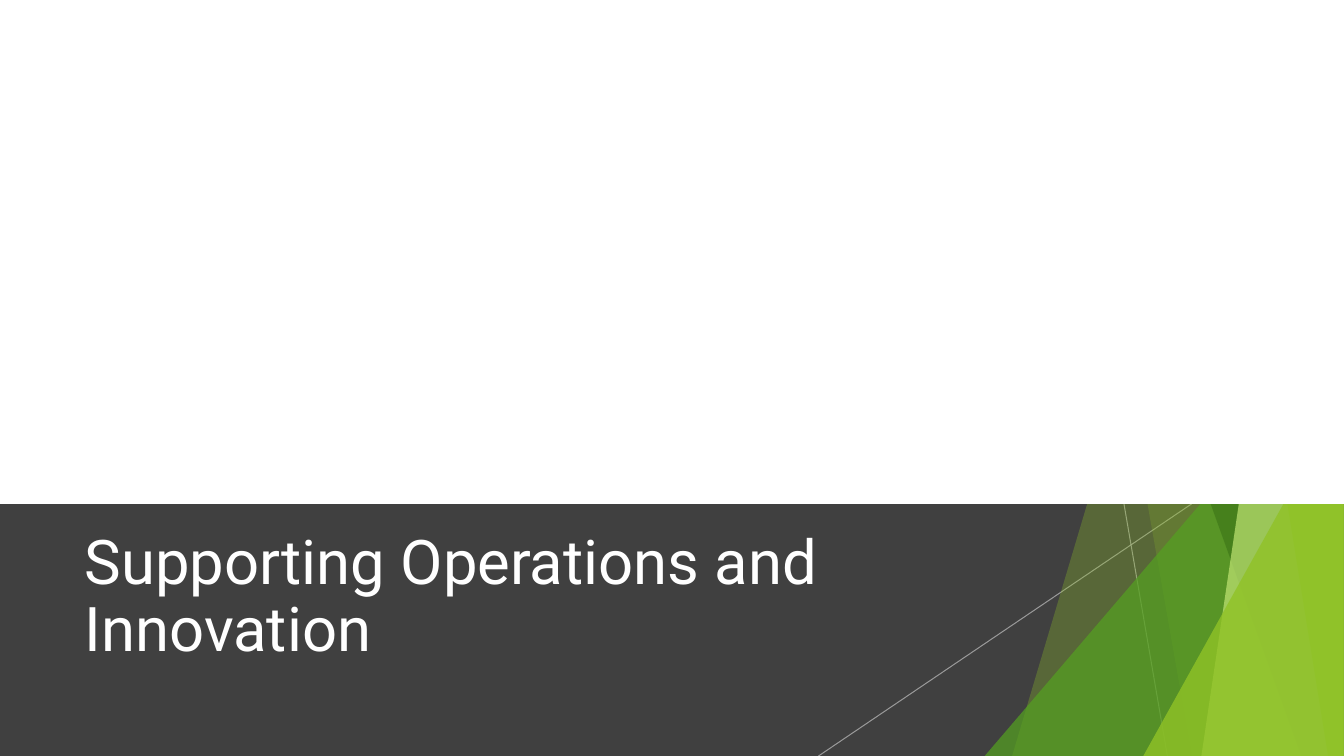
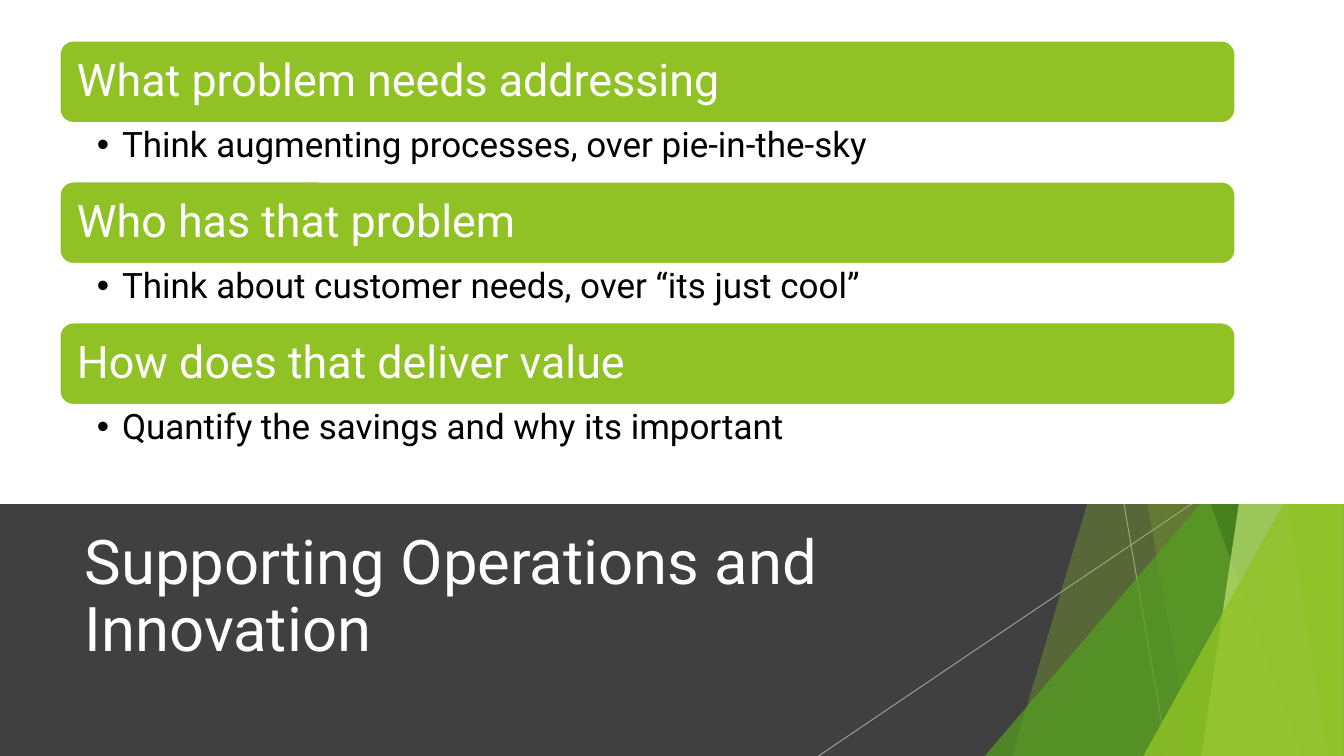
Before and after one commit to dr-natetorious/TIM-8150-Artifical_Intelligence, a slide deck: slide 10 of Week1_Describe/BachmeierNTIM8150-1.pptx (slide 11 before the commit). Drawn at 1344x756 pixels with LibreOffice and Linux fonts; fonts in the diff are those of the drawing. Boxes give left, top, right and bottom in pixels: in the first picture for what was removed or moved away, otherwise in the second. Text is boxed around its words. In the diff, an @@ line names an element or a change of style, - is before the commit and + after.

```diff
--- a/Week1_Describe/BachmeierNTIM8150-1.pptx
+++ b/Week1_Describe/BachmeierNTIM8150-1.pptx
@@ group added at bbox=[59, 40, 1236, 447]: 6 texts, 3 rounded rectangles @@
+What problem needs addressing
+  • Think augmenting processes, over pie-in-the-sky
+Who has that problem
+  • Think about customer needs, over “its just cool”
+How does that deliver value
+  • Quantify the savings and why its important
```
Also in this commit, not shown: 3 other slides changed, 1 slide removed.
